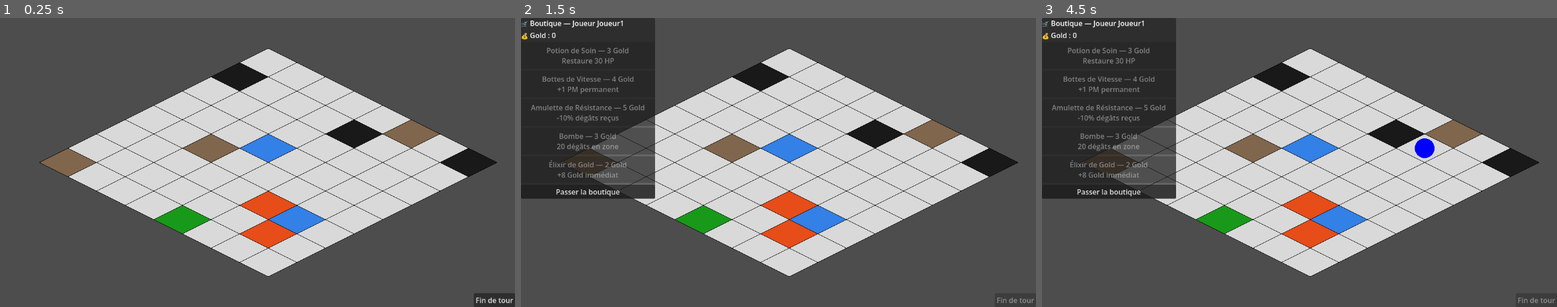
Above: before the commit, frames 1-3 (left to right).
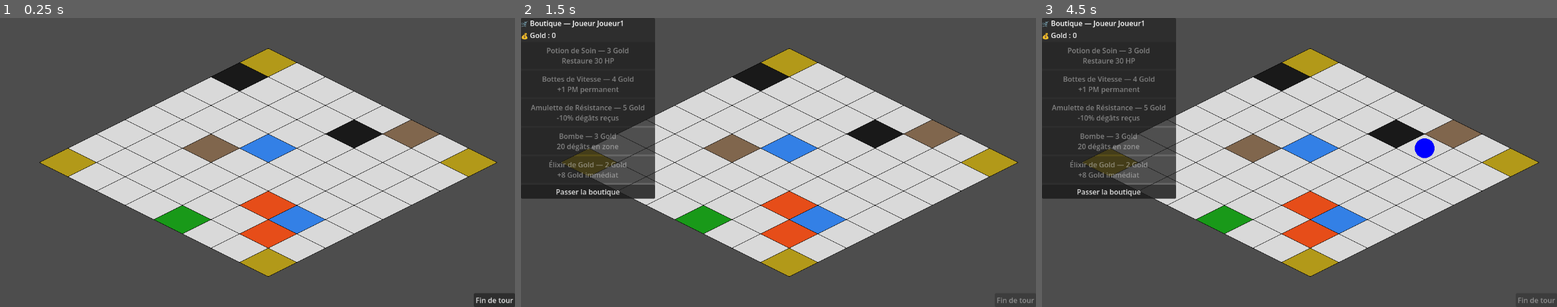
Above: after the commit, the same moments.

Repository: Brsa-Dev/ChessGame
Game: Godot game, scene res://main.tscn
Two runs of this game, one before a commit and one after it. Both use one fixed random seed, a clock stepped at 60 frames per second and the inputs below.
Inputs (mouse positions are in pixels of both pictures, inside the frame that each line leads up to):
- Up to frame 1 (0.25 s): no input
- Up to frame 2 (1.5 s): click "Fin de tour" at 0.5 s; click "Fin de tour" at 1.25 s
- Up to frame 3 (4.5 s): click "Passer la boutique" at 2 s; click "Passer la boutique" at 2.75 s; click "Fin de tour" at 3.5 s; tap Enter at 4.25 s; move the mouse to (1412, 148) at 4.27 s; click (1412, 148) at 4.42 s

The runs differ from the first frame. In frame 1, 2.2% of the frame differs, in the area x 7-97%, y 10-90%; in frame 2, 1.6%; in frame 3, 1.6%.

Commit message:
KAN-8 feat: Ajout case spéciales + effets

Diff:
--- a/chess-game/board.gd
+++ b/chess-game/board.gd
@@ -21,6 +21,12 @@
 		for y in range(8):
 			plateau[x].append(CaseType.NORMAL)
 	_generer_cases_speciales()
+
+	plateau[0][0] = CaseType.TOUR
+	plateau[7][0] = CaseType.TOUR
+	plateau[0][7] = CaseType.TOUR
+	plateau[7][7] = CaseType.TOUR
+
 	print("Plateau initialisé !")
 
 func _generer_cases_speciales():
--- a/chess-game/joueur.gd
+++ b/chess-game/joueur.gd
@@ -37,6 +37,14 @@
 var inventaire: Array = []              # Liste des items achetés
 var achats_par_item: Dictionary = {}    # { "elixir_gold": 1, ... }
 var resistance_degats: float = 0.0     # Cumulable (ex: 0.10 = 10%)
+
+# Résistance temporaire liée à la case Forêt
+# Remise à 0 quand le joueur quitte la case
+var resistance_case: float = 0.0
+
+# Bonus de Range sur les sorts (actif sur une case TOUR)
+var bonus_range_sorts: int = 0
+
 # -----------------------------------------------
 # Place le joueur sur une case de la grille
 # -----------------------------------------------
@@ -63,9 +71,11 @@
 # -----------------------------------------------
 # Déplace le joueur et consomme les PM
 # -----------------------------------------------
-func deplacer(x: int, y: int):
+func deplacer(x: int, y: int, cout_pm: int = -1):
 	if peut_se_deplacer_vers(x, y):
-		var distance = abs(x - grid_x) + abs(y - grid_y)
+		# Si cout_pm est précisé (ex: Forêt = 2), on l'utilise
+		# Sinon on utilise la distance normale
+		var distance = abs(x - grid_x) + abs(y - grid_y) if cout_pm == -1 else cout_pm
 		pm_actuels -= distance
 		grid_x = x
 		grid_y = y
@@ -99,10 +109,12 @@
 # Reçoit des dégâts
 # -----------------------------------------------
 func recevoir_degats(degats: int):
-	var degats_reduits = int(degats * (1.0 - resistance_degats))
+	# On cumule la résistance de l'Amulette + celle de la Forêt
+	var resistance_totale = resistance_degats + resistance_case
+	var degats_reduits = int(degats * (1.0 - resistance_totale))
 	hp_actuels -= degats_reduits
 	hp_actuels = max(0, hp_actuels)
-	print("HP restants : ", hp_actuels, " / ", hp_max)
+	print("HP restants : ", hp_actuels, " / ", hp_max, " (", degats_reduits, " dégâts reçus)")
 	if hp_actuels <= 0:
 		est_mort = true
 		print("Joueur éliminé !")
--- a/chess-game/main.gd
+++ b/chess-game/main.gd
@@ -112,9 +112,17 @@
 						print("Cible hors de portée !")
 
 			elif joueur_actif.peut_se_deplacer_vers(cell.x, cell.y):
-				if not board.case_occupee(cell.x, cell.y):
+				var type_case = board.get_case(cell.x, cell.y)
+				# VIDE et MUR sont infranchissables
+				if type_case == board.CaseType.VIDE or type_case == board.CaseType.MUR:
+					print("Case infranchissable !")
+				elif not board.case_occupee(cell.x, cell.y):
 					board.liberer_case(joueur_actif.grid_x, joueur_actif.grid_y)
-					joueur_actif.deplacer(cell.x, cell.y)
+					# La forêt coûte 2 PM au lieu de la distance normale
+					var type_arrivee = board.get_case(cell.x, cell.y)
+					var cout = 2 if type_arrivee == board.CaseType.FORET else -1
+					joueur_actif.deplacer(cell.x, cell.y, cout)
+					_appliquer_effet_case(joueur_actif)
 					board.occuper_case(joueur_actif.grid_x, joueur_actif.grid_y)
 					joueur_selectionne = false
 					print("Déplacé en (", cell.x, ", ", cell.y, ") — PM : ", joueur_actif.pm_actuels)
@@ -137,8 +145,65 @@
 	board.liberer_case(joueur.grid_x, joueur.grid_y)
 	renderer.queue_redraw()
 
+# -----------------------------------------------
+# Applique l'effet de la case sur laquelle arrive le joueur
+# Appelée après chaque déplacement
+# -----------------------------------------------
+func _appliquer_effet_case(joueur: Node):
+	var type = board.get_case(joueur.grid_x, joueur.grid_y)
+
+	match type:
+		board.CaseType.LAVE:
+			# 10 dégâts en arrivant sur la lave
+			joueur.recevoir_degats(10)
+			print("🔥 Lave ! -10 HP")
+
+		board.CaseType.EAU:
+			# +10 HP en arrivant sur l'eau
+			joueur.hp_actuels = min(joueur.hp_actuels + 10, joueur.hp_max)
+			print("💧 Eau ! +10 HP — HP : ", joueur.hp_actuels)
+
+		board.CaseType.FORET:
+			# +10% résistance tant que le joueur est en forêt
+			joueur.resistance_case = 0.10
+			print("🌲 Forêt ! +10% résistance")
+
+			# Si on quitte la forêt, on retire le bonus de résistance
+			joueur.resistance_case = 0.0
+		board.CaseType.TOUR:
+			# +1 Range sur les sorts tant que le joueur est sur la Tour
+			joueur.bonus_range_sorts = 1
+			print("🏰 Tour ! +1 Range sur les sorts")
+
+		_:
+			# En quittant n'importe quelle case spéciale
+			# on retire les bonus temporaires
+			joueur.resistance_case = 0.0
+			joueur.bonus_range_sorts = 0
+# -----------------------------------------------
+# Applique les effets persistants en début de tour
+# (rester sur LAVE ou EAU entre les tours)
+# -----------------------------------------------
+func _appliquer_effets_persistants(joueur: Node):
+	var type = board.get_case(joueur.grid_x, joueur.grid_y)
+
+	match type:
+		board.CaseType.LAVE:
+			joueur.recevoir_degats(10)
+			print("🔥 Dégâts de lave persistants ! -10 HP")
+
+		board.CaseType.EAU:
+			joueur.hp_actuels = min(joueur.hp_actuels + 10, joueur.hp_max)
+			print("💧 Soin de l'eau persistant ! +10 HP")
+
 func fin_de_tour():
 	joueur_selectionne = false
+
+	# Effets persistants sur le joueur qui vient de terminer son tour
+	var joueur_qui_finit = tour_manager.get_joueur_actif()
+	if joueur_qui_finit.est_place:
+		_appliquer_effets_persistants(joueur_qui_finit)
+
 	tour_manager.passer_au_tour_suivant()
 	var joueur_actif = tour_manager.get_joueur_actif()
 	print("--- Tour du Joueur ", tour_manager.index_joueur_actif + 1, " ---")
--- a/chess-game/renderer.gd
+++ b/chess-game/renderer.gd
@@ -62,7 +62,12 @@
 		for y in range(8):
 			if x == joueur_actif.grid_x and y == joueur_actif.grid_y:
 				continue
-			# On ignore les cases occupées par un autre joueur
+
+			# On n'affiche pas de surbrillance sur VIDE et MUR
+			var type_case = board.get_case(x, y)
+			if type_case == board.CaseType.VIDE or type_case == board.CaseType.MUR:
+				continue
+
 			var occupee = false
 			for joueur in joueurs:
 				if joueur.est_place and joueur != joueur_actif:
@@ -73,7 +78,6 @@
 				continue
 			if joueur_actif.peut_se_deplacer_vers(x, y):
 				_dessiner_surbrillance(x, y, COULEUR_ACCESSIBLE)
-
 # Cases d'attaque — rouge, uniquement sur les ennemis à portée
 func _dessiner_cases_attaquables():
 	# Si le joueur a déjà attaqué ce tour, on n'affiche rien
